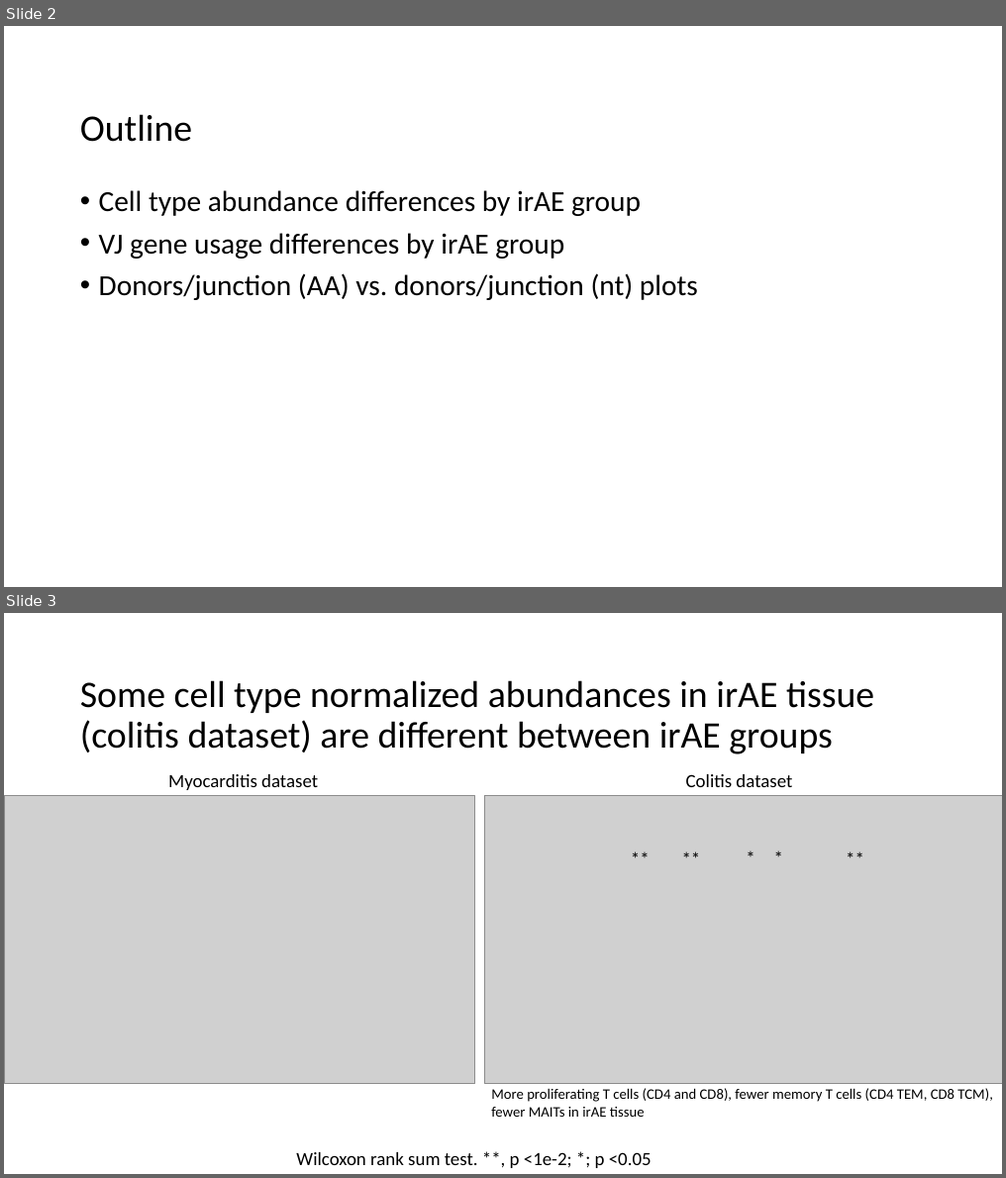
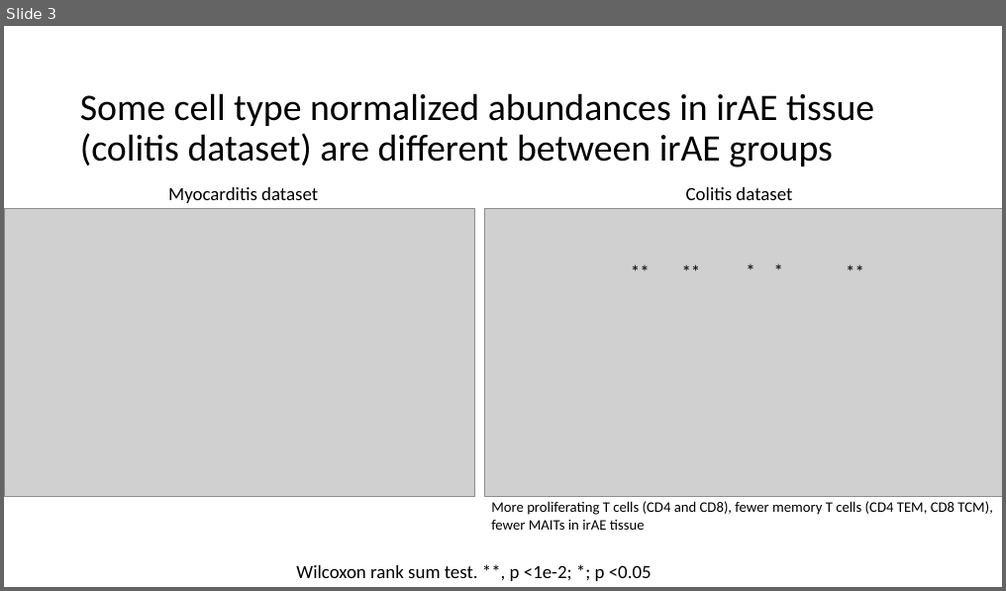
Before and after one commit to tybottorff/bottorffdocs, a slide deck: linsley_postdoc/presentations/weekly_meetings/1_11_24.pptx. Shown one above the other, each under a label of ours: slides 2 and 3 before the commit, slide 3 after it. The pictures are 1006x1178 and 1006x591 pixels, drawn with LibreOffice and Linux fonts; fonts in the diff are those of the drawing; grey boxes stand for pictures. Boxes give left, top, right and bottom in pixels: in the first picture for what was removed or moved away, otherwise in the second. Text is boxed around its words. In the diff, an @@ line names an element or a change of style, - is before the commit and + after.

```diff
--- a/linsley_postdoc/presentations/weekly_meetings/1_11_24.pptx
+++ b/linsley_postdoc/presentations/weekly_meetings/1_11_24.pptx
@@ slide 2 removed at [4, 26, 1002, 587], background #FFFFFF @@
@@ title removed at [80, 114, 192, 142] @@
-Outline
@@ text removed at [99, 190, 698, 300] @@
-• Cell type abundance differences by irAE group
-• VJ gene usage differences by irAE group
-• Donors/junction (AA) vs. donors/junction (nt) plots
```
Also in this commit, not shown: 2 slides changed, 4 slides added, 13 other slides removed, 2 other files.
